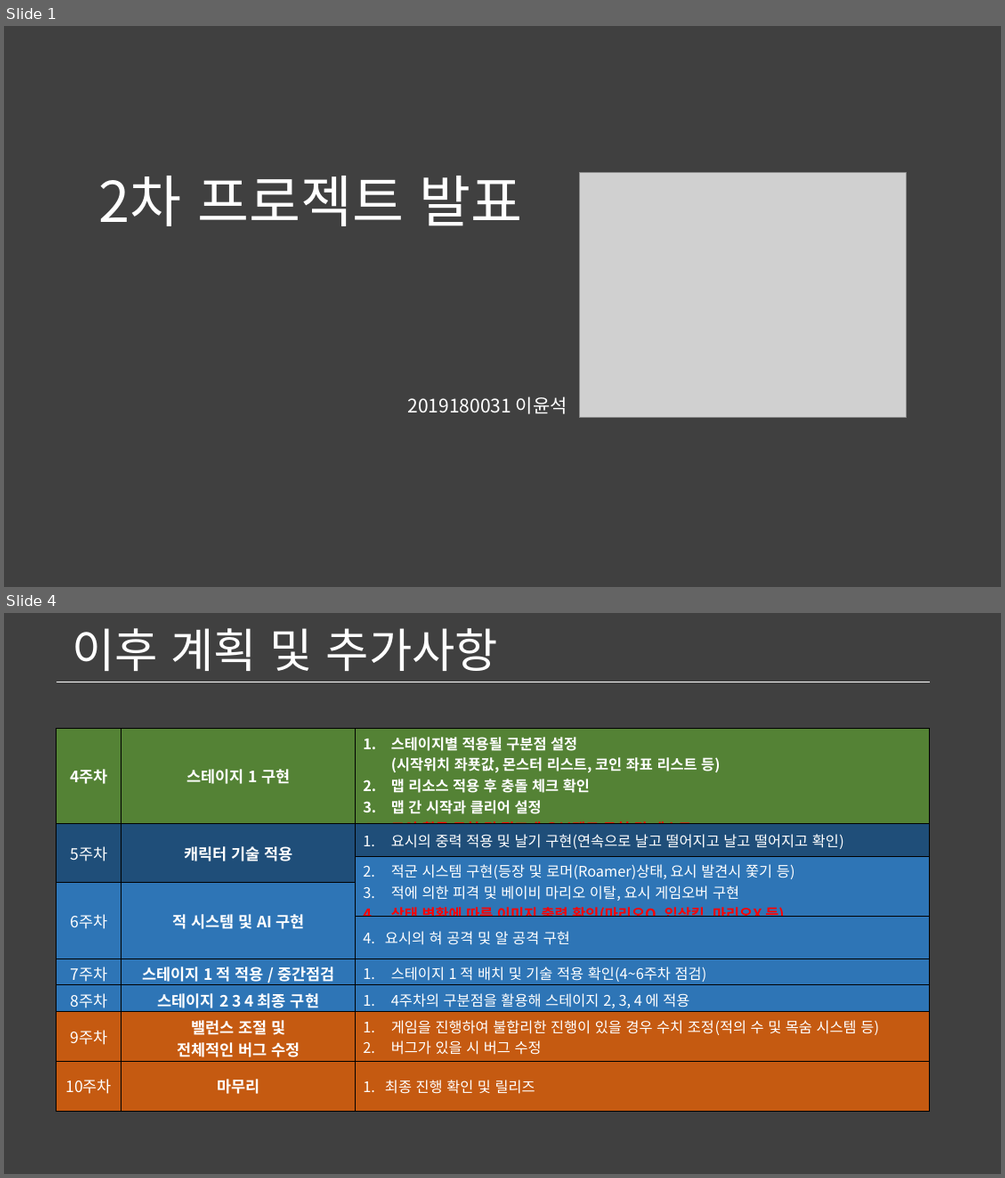
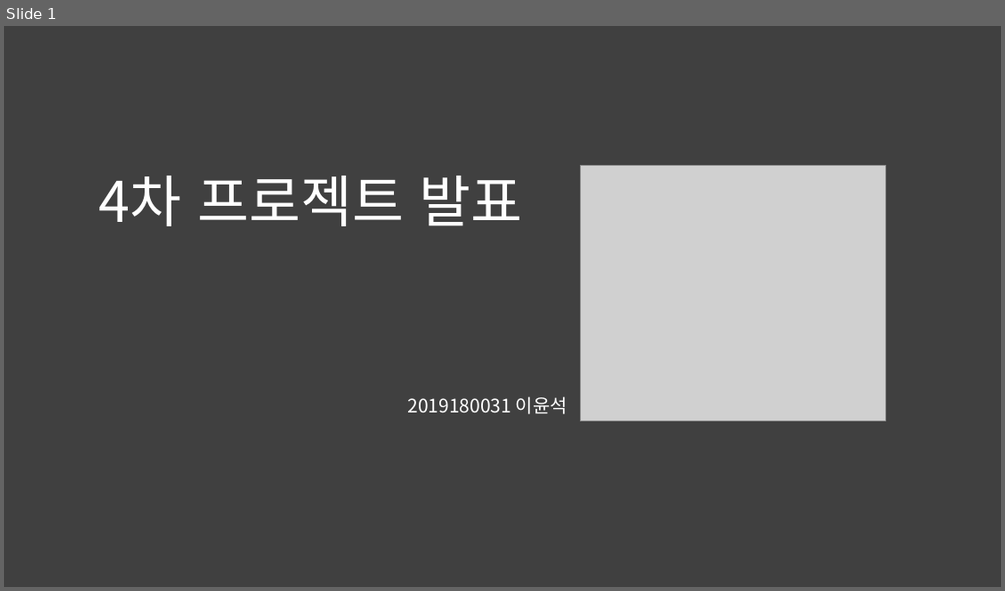
Before and after one commit to froggorf/2019180031_2DGP_Project, a slide deck: 3rd_project/2019180031_2DGP_2nd_project_ppt.pptx. Shown one above the other, each under a label of ours: slides 1 and 4 before the commit, slide 1 after it; the slides between them are not shown. The pictures are 1005x1178 and 1005x591 pixels, drawn with LibreOffice and Linux fonts; fonts in the diff are those of the drawing; grey boxes stand for pictures. Boxes give left, top, right and bottom in pixels: in the first picture for what was removed or moved away, otherwise in the second. Text is boxed around its words. In the diff, an @@ line names an element or a change of style, - is before the commit and + after.

Commit message:
마무리

```diff
--- a/3rd_project/2019180031_2DGP_2nd_project_ppt.pptx
+++ b/3rd_project/2019180031_2DGP_2nd_project_ppt.pptx
@@ slide 4 removed at box(4, 613, 1001, 1174), background #FFFFFF @@
@@ rectangle removed at box(4, 613, 1001, 1174) @@
-*
@@ text removed at box(72, 628, 498, 671) @@
-이후 계획 및 추가사항
@@ line removed from (57, 682) to (930, 682) @@
@@ table removed at box(57, 729, 930, 1097), 9 rows, 3 columns @@
-4주차 | 스테이지 1 구현 | 스테이지별 적용될 구분점 설정 (시작위치 좌푯값, 몬스터 리스트, 코인 좌표 리스트 등) / 맵 리소스 적용 후 충돌 체크 확인 / 맵 간 시작과 클리어 설정 / 코인 흭득 구현 및 점프대 오브젝트 구현 및 테스트
-5주차 | 캐릭터 기술 적용 | 요시의 중력 적용 및 날기 구현(연속으로 날고 떨어지고 날고 떨어지고 확인)
- |  | 적군 시스템 구현(등장 및 로머(Roamer)상태, 요시 발견시 쫓기 등) / 적에 의한 피격 및 베이비 마리오 이탈, 요시 게임오버 구현 / 상태 변환에 따른 이미지 출력 확인(마리오O, 입삼킴, 마리오X 등)
-6주차 | 적 시스템 및 AI 구현 | 
- |  | 4. 요시의 혀 공격 및 알 공격 구현
-7주차 | 스테이지 1 적 적용 / 중간점검 | 스테이지 1 적 배치 및 기술 적용 확인(4~6주차 점검)
-8주차 | 스테이지 2 3 4 최종 구현 | 4주차의 구분점을 활용해 스테이지 2, 3, 4 에 적용
-9주차 | 밸런스 조절 및 / 전체적인 버그 수정 | 게임을 진행하여 불합리한 진행이 있을 경우 수치 조정(적의 수 및 목숨 시스템 등) / 버그가 있을 시 버그 수정
-10주차 | 마무리 | 1. 최종 진행 확인 및 릴리즈
@@ slide 1 changed as well @@
@@ text at box(99, 176, 523, 226): text changed @@
-2차 프로젝트 발표
+4차 프로젝트 발표
@@ picture: place and size @@
-picture at box(580, 173, 906, 417)
+picture at box(581, 165, 886, 421)
@@ picture removed at box(620, 173, 865, 417) @@
```
Also in this commit, not shown: 3 other slides changed, 9 other files.
